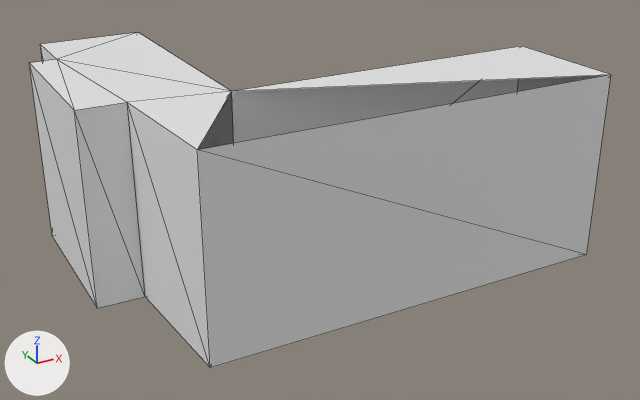
Before and after pictures for a commit that changed the OBJ model osmunity/osm-unity/Assets/Way_84.obj.
The view is the same before and after, from a camera (50 mm lens) standing at (-37.9, -83.7, 46.2) and looking at (7.2, -1.8, 5.2). The axes (+X, +Y, +Z) are drawn at lower left. The lights are the same throughout. Mesh edges are drawn as thin lines. Where no turn or scale is listed for an object, it has been applied to the vertices. Vertices at the same position are counted once.

Before the edit, the objects in view are built like this:
```python
me_way_84 = bpy.data.meshes.new('Way_84')
me_way_84.from_pydata(...)  # 20 vertices, 34 faces; spans x -20.0..32.0, y -19.8..22.8, z 0.0..21.0
ob_way_84 = bpy.data.objects.new('Way_84', me_way_84)
ob_way_84.location = (0.0, 0.0, 0.0)
```
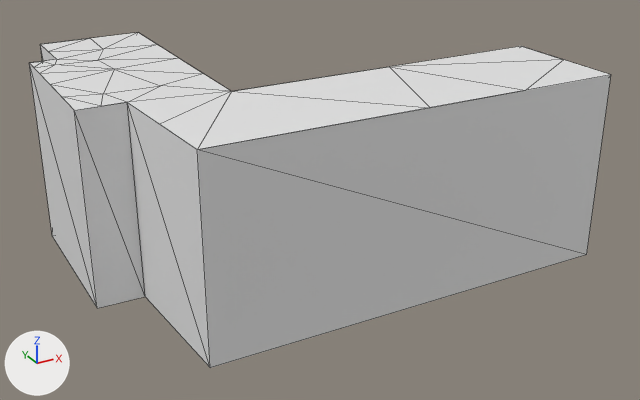
Scene script edits in JSON lines:
```json
{"block": "me_way_84", "where": "# used by ob_way_84; location = (0.0, 0.0, 0.0)"}
{"op": "remove", "block": "me_way_84", "code": "me_way_84.from_pydata(...)  # 20 vertices, 34 faces; spans x -20.0..32.0, y -19.8..22.8, z 0.0..21.0"}
{"op": "add", "block": "me_way_84", "code": "me_way_84.from_pydata(...)  # 42 vertices, 56 faces; spans x -20.0..32.0, y -19.8..22.8, z 0.0..21.0"}
{"block": "me_way_84", "change": "me_way_84 part 1"}
{"block": "me_way_84", "change": "14 faces are deleted"}
{"block": "me_way_84", "change": "22 vertices are added at x -20.0..32.0, y -19.6..22.6, z 21.0"}
{"block": "me_way_84", "change": "36 new faces join them"}
```

Location of each change, [x1, y1, x2, y2] in pixels of the pictures (640 x 400 px):
```json
{"part": 1, "of": "me_way_84", "change": "built on", "before": [30, 33, 610, 150], "after": [30, 33, 610, 150]}
```
